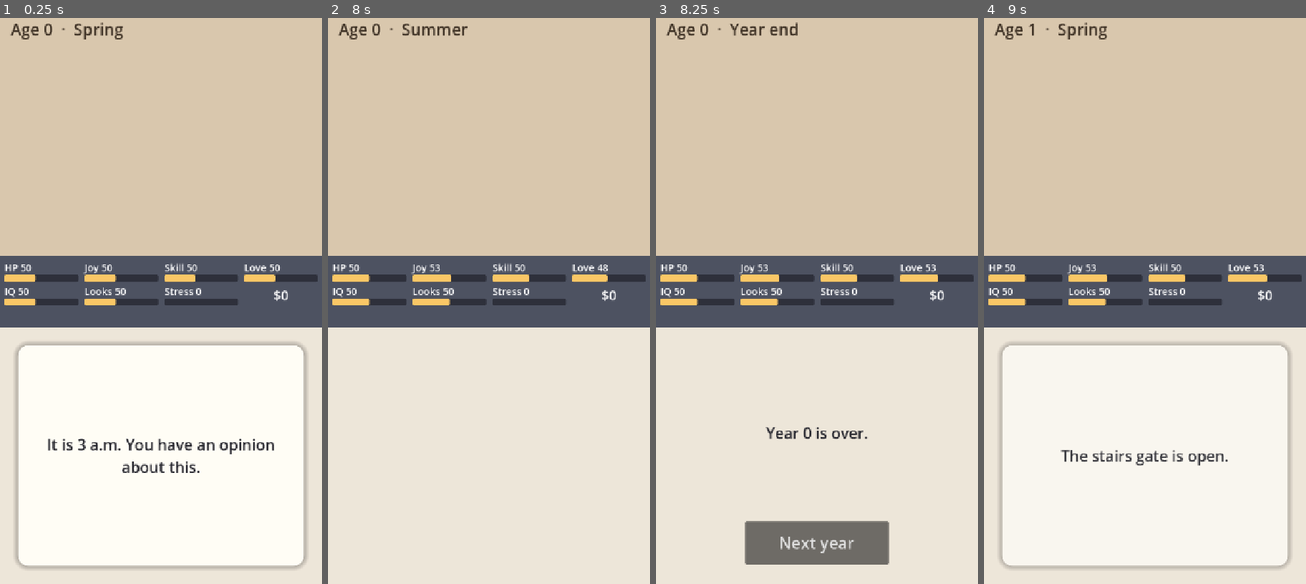
Above: before the commit, frames 1-4 (left to right).
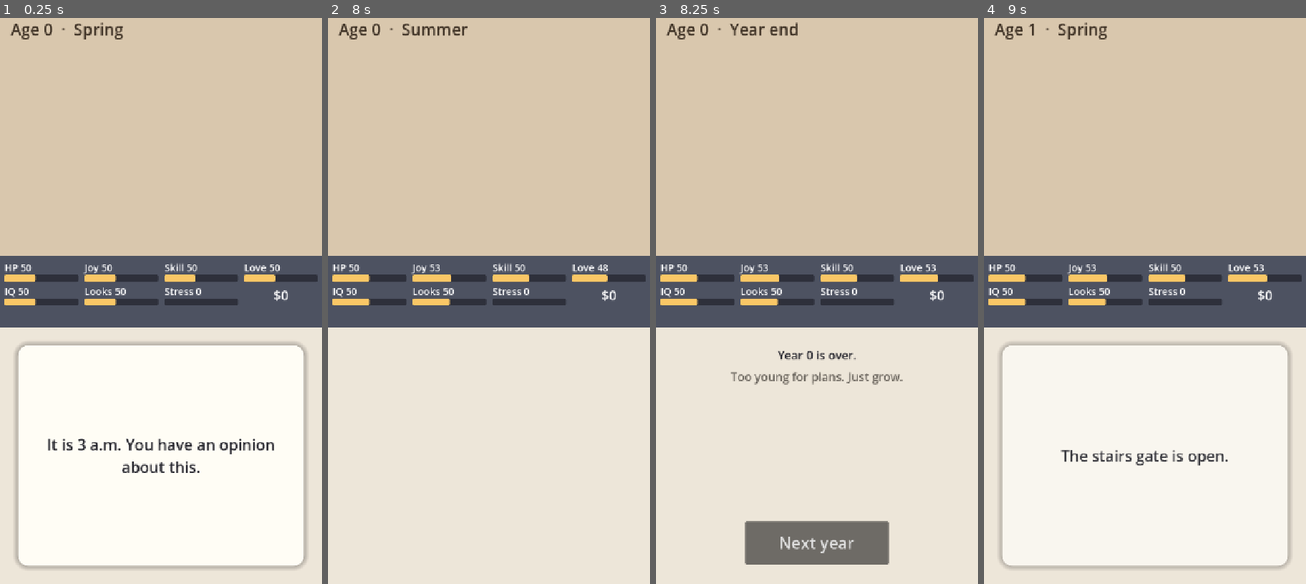
Above: after the commit, the same moments.

Repository: gabebartolo-spec/swipe-life
Game: Godot game, scene res://scenes/main.tscn
The game is run twice, just before and just after one commit, with the same random seed, the same clock (stepped at 60 frames per second) and the same inputs.
Inputs (mouse positions are in pixels of both pictures, inside the frame that each line leads up to):
- Up to frame 1 (0.25 s): no input
- Up to frame 2 (8 s): drag from (489, 453) to (521, 170) at 0.52 s; drag from (585, 385) to (472, 414) at 1.27 s; move the mouse to (392, 210) at 2.02 s; click (392, 210) at 2.17 s; tap Enter at 2.75, 4.25, 5.75 s; drag from (505, 295) to (392, 210) at 2.77 s; tap Space at 3.5, 5, 6.5 s; move the mouse to (440, 153) at 3.52 s; click (440, 153) at 3.67 s; drag from (559, 267) to (440, 153) at 4.27 s; move the mouse to (424, 323) at 5.02 s; click (424, 323) at 5.17 s; drag from (521, 170) to (424, 323) at 5.77 s; move the mouse to (472, 414) at 6.52 s; click (472, 414) at 6.67 s; drag from (585, 385) to (472, 414) at 7.27 s
- Up to frame 3 (8.25 s): move the mouse to (720, 210) at 8.02 s; click (720, 210) at 8.17 s
- Up to frame 4 (9 s): click "Next year" at 8.75 s

Frames 1-2 are identical in both runs. In frame 3, 0.9% of the frame differs, in the area x 23-77%, y 58-75%; in frame 4, nothing differs.

Commit message:
M4 Between-year menu: age-gated tabs and actions
- data/actions/actions.json: 10 actions with ages, cost and effects; ActionDB loads and validates them.
- Tabs unlock at Activities 5, People 10, Jobs 14, Shop 18 (director, GDD §6.7).
- Every action adds Stress as its time cost; money is the only limit (§6.5-6.6).
- YearMenu replaces the Next year placeholder; autoplay takes 0-2 actions.
- Tests: action file valid, age-3 and age-15 gates, cost, stress, bad action rejected.

Co-Authored-By: Claude Opus 5.5 <noreply@anthropic.com>

Diff:
--- /dev/null
+++ b/data/actions/actions.json
@@ -0,0 +1,22 @@
+[
+  {"id": "play_toys", "tab": "activities", "label": "Play with your toys", "ages": [5, 12],
+   "effects": {"happiness": 6, "stress": 2}, "result": "An afternoon of pure make-believe."},
+  {"id": "chores", "tab": "activities", "label": "Do chores for pocket money", "ages": [5, 17],
+   "effects": {"money": 10, "stress": 4}, "result": "You earned $10 folding laundry."},
+  {"id": "doctor", "tab": "activities", "label": "See the doctor", "ages": [5, 99], "cost": 20,
+   "effects": {"health": 8, "stress": 3}, "result": "The doctor says you're on the mend."},
+  {"id": "club", "tab": "activities", "label": "Join a sports club", "ages": [10, 99], "cost": 15,
+   "effects": {"health": 5, "looks": 2, "stress": 4}, "result": "Practice twice a week. You're getting fitter."},
+  {"id": "study", "tab": "activities", "label": "Study extra", "ages": [10, 99],
+   "effects": {"smarts": 5, "happiness": -2, "stress": 6}, "result": "Flashcards, again."},
+  {"id": "friends", "tab": "people", "label": "Hang out with friends", "ages": [10, 99],
+   "effects": {"relationships": 5, "happiness": 3, "stress": 2}, "result": "You laughed until your sides hurt."},
+  {"id": "parents", "tab": "people", "label": "Talk to your parents", "ages": [10, 99],
+   "effects": {"relationships": 3, "stress": 1}, "result": "They listened. Mostly."},
+  {"id": "crush", "tab": "people", "label": "Ask your crush out", "ages": [14, 99],
+   "effects": {"happiness": 4, "relationships": 4, "stress": 8}, "result": "Your heart is pounding. They said maybe."},
+  {"id": "part_time", "tab": "jobs", "label": "Part-time job at the café", "ages": [14, 17],
+   "effects": {"money": 60, "career": 3, "stress": 10}, "result": "Long shifts. $60 in your pocket."},
+  {"id": "car", "tab": "shop", "label": "Buy a used car", "ages": [18, 99], "cost": 2000,
+   "effects": {"happiness": 10, "stress": 5}, "result": "It rattles, but it's yours."}
+]
--- a/scripts/main.gd
+++ b/scripts/main.gd
@@ -7,6 +7,7 @@
 const RESULT_TIME := 1.4
 
 var deck: Deck
+var menu: YearMenu
 var strip := StatStrip.new()
 var swipe_card := SwipeCard.new()
 var message := Label.new()
@@ -23,6 +24,12 @@
 	for e in db.errors:
 		push_error(e)
 	deck = Deck.new(db.cards)
+	var adb := ActionDB.new()
+	adb.load_dir()
+	for e in adb.errors:
+		push_error(e)
+	menu = YearMenu.new(adb)
+	menu.acted.connect(strip.refresh)
 
 	strip.set_anchors_and_offsets_preset(Control.PRESET_FULL_RECT, Control.PRESET_MODE_MINSIZE, 10)
 	$StatStrip.add_child(strip)
@@ -39,7 +46,12 @@
 	)
 	$Card.add_child(message)
 
-	year_button.text = "Next year"  # placeholder for the between-year menu (roadmap M4)
+	menu.set_anchors_and_offsets_preset(Control.PRESET_FULL_RECT, Control.PRESET_MODE_MINSIZE, 32)
+	menu.offset_bottom = -150
+	menu.hide()
+	$Card.add_child(menu)
+
+	year_button.text = "Next year"
 	year_button.add_theme_font_size_override("font_size", 36)
 	year_button.custom_minimum_size = Vector2(320, 96)
 	year_button.pressed.connect(_next_year)
@@ -137,14 +149,20 @@
 		_end("You died at %d.\n%s." % [GameState.age, out.cause])
 		return
 	out.results.append("Year %d is over." % GameState.age)
-	message.text = "\n\n".join(out.results)
+	menu.open("\n".join(out.results))
 	year_button.show()
 	if autoplay:
+		for i in randi() % 3:
+			await get_tree().create_timer(0.8).timeout
+			var c := menu.choices()
+			if not c.is_empty():
+				menu.do_action(c.pick_random())
 		await get_tree().create_timer(0.8).timeout
 		_next_year()
 
 
 func _next_year() -> void:
+	menu.hide()
 	GameState.age += 1
 	GameState.quarter = 0
 	GameState.super_like_available = true  # GDD §3.3
@@ -159,6 +177,7 @@
 func _end(headline: String) -> void:
 	swipe_card.hide()
 	year_button.hide()
+	menu.hide()
 	SaveSystem.clear()
 	var lines := []
 	for st in StatStrip.SHORT:
--- /dev/null
+++ b/scripts/menu/action_db.gd
@@ -0,0 +1,86 @@
+class_name ActionDB
+extends RefCounted
+## Loads and validates the between-year actions (GDD §6). Tabs unlock by age (§6.7); every action
+## adds Stress (§6.6), which is its time cost: there is no other limit but money (§6.5).
+
+const ACTION_DIR := "res://data/actions"
+const TABS := {"activities": 5, "people": 10, "jobs": 14, "shop": 18}  # tab -> unlock age (§6.7)
+const TAB_NAMES := {"activities": "Activities", "people": "People", "jobs": "Jobs", "shop": "Shop"}
+const KEYS := ["id", "tab", "label", "ages", "cost", "effects", "result"]
+const STATS: Array = preload("res://scripts/autoload/game_state.gd").STATS
+
+var actions: Array = []
+var errors: PackedStringArray = []
+
+
+func load_dir(dir: String = ACTION_DIR) -> void:
+	var ids := {}
+	for file in DirAccess.get_files_at(dir):
+		if file.get_extension() == "json":
+			load_file(dir.path_join(file), ids)
+
+
+func load_file(path: String, ids: Dictionary = {}) -> void:
+	var data = JSON.parse_string(FileAccess.get_file_as_string(path))
+	if not data is Array:
+		errors.append("%s: not a JSON array of actions" % path)
+		return
+	for i in data.size():
+		var a = data[i]
+		var where := "%s[%d]" % [path.get_file(), i]
+		if not a is Dictionary:
+			errors.append("%s: not an object" % where)
+			continue
+		var before := errors.size()
+		_check(a, where, ids)
+		if errors.size() == before:
+			actions.append(a)
+
+
+func _check(a: Dictionary, where: String, ids: Dictionary) -> void:
+	for k in a:
+		if k not in KEYS:
+			errors.append("%s: unknown key '%s'" % [where, k])
+	for k in ["id", "tab", "label", "ages", "effects"]:
+		if not a.has(k):
+			errors.append("%s: missing '%s'" % [where, k])
+	if a.has("id"):
+		where = "%s (%s)" % [where, a.id]
+		if ids.has(a.id):
+			errors.append("%s: duplicate id" % where)
+		ids[a.id] = true
+	if not TABS.has(a.get("tab")):
+		errors.append("%s: 'tab' must be one of %s" % [where, TABS.keys()])
+	var ages = a.get("ages")
+	if not (ages is Array and ages.size() == 2 and 0 <= ages[0] and ages[0] <= ages[1]):
+		errors.append("%s: 'ages' must be [min, max]" % where)
+	elif TABS.has(a.get("tab")) and ages[0] < TABS[a.tab]:
+		errors.append("%s: starts before its tab unlocks at %d" % [where, TABS[a.tab]])
+	if a.has("cost") and not (a.cost is float and a.cost >= 0):
+		errors.append("%s: 'cost' must be a number >= 0" % where)
+	var fx = a.get("effects", {})
+	for s in fx:
+		if s not in STATS:
+			errors.append("%s: unknown stat '%s'" % [where, s])
+	if not fx.get("stress", 0) > 0:
+		errors.append("%s: every action must add stress (GDD §6.6)" % where)
+
+
+## Tabs open at this age, in menu order.
+static func tabs_at(age: int) -> Array:
+	return TABS.keys().filter(func(t): return age >= TABS[t])
+
+
+func available(tab: String, age: int) -> Array:
+	return actions.filter(func(a): return a.tab == tab and a.ages[0] <= age and age <= a.ages[1])
+
+
+## Pays and applies the action. Returns false when the player can't afford it.
+static func perform(a: Dictionary, state) -> bool:
+	var cost := int(a.get("cost", 0))
+	if state.stats.money < cost:
+		return false
+	state.change_stat("money", -cost)
+	for s in a.effects:
+		state.change_stat(s, int(a.effects[s]))
+	return true
--- /dev/null
+++ b/scripts/ui/year_menu.gd
@@ -0,0 +1,100 @@
+class_name YearMenu
+extends VBoxContainer
+## Between-year menu (GDD §6): tabs unlock by age (§6.7), each action costs money and Stress.
+
+signal acted
+
+var db: ActionDB
+var tab := ""
+var tabs_row := HBoxContainer.new()
+var info := Label.new()
+var list := VBoxContainer.new()
+
+
+func _init(action_db: ActionDB) -> void:
+	db = action_db
+
+
+func _ready() -> void:
+	add_theme_constant_override("separation", 12)
+	tabs_row.add_theme_constant_override("separation", 8)
+	add_child(tabs_row)
+	info.autowrap_mode = TextServer.AUTOWRAP_WORD_SMART
+	info.horizontal_alignment = HORIZONTAL_ALIGNMENT_CENTER
+	info.add_theme_font_size_override("font_size", 26)
+	info.add_theme_color_override("font_color", Color(0.15, 0.15, 0.18))
+	add_child(info)
+	var scroll := ScrollContainer.new()
+	scroll.size_flags_vertical = Control.SIZE_EXPAND_FILL
+	scroll.horizontal_scroll_mode = ScrollContainer.SCROLL_MODE_DISABLED
+	list.size_flags_horizontal = Control.SIZE_EXPAND_FILL
+	list.add_theme_constant_override("separation", 8)
+	scroll.add_child(list)
+	add_child(scroll)
+
+
+## Opens the menu for this year with a headline (the year-end results).
+func open(headline: String) -> void:
+	info.text = headline
+	var tabs := ActionDB.tabs_at(GameState.age)
+	if tab not in tabs:
+		tab = tabs[0] if not tabs.is_empty() else ""
+	_build()
+	show()
+
+
+func _build() -> void:
+	for c in tabs_row.get_children() + list.get_children():
+		c.queue_free()
+	for t in ActionDB.tabs_at(GameState.age):
+		var b := Button.new()
+		b.text = ActionDB.TAB_NAMES[t]
+		b.toggle_mode = true
+		b.button_pressed = t == tab
+		b.size_flags_horizontal = Control.SIZE_EXPAND_FILL
+		b.add_theme_font_size_override("font_size", 26)
+		b.pressed.connect(
+			func():
+				tab = t
+				_build()
+		)
+		tabs_row.add_child(b)
+	if tab == "":
+		_note("Too young for plans. Just grow.")
+		return
+	for a in db.available(tab, GameState.age):
+		var b := Button.new()
+		var cost := int(a.get("cost", 0))
+		b.text = a.label + ("   $%d" % cost if cost else "")
+		b.disabled = GameState.stats.money < cost
+		b.alignment = HORIZONTAL_ALIGNMENT_LEFT
+		b.custom_minimum_size.y = 64
+		b.add_theme_font_size_override("font_size", 26)
+		b.pressed.connect(do_action.bind(a))
+		list.add_child(b)
+
+
+func _note(text: String) -> void:
+	var l := Label.new()
+	l.text = text
+	l.horizontal_alignment = HORIZONTAL_ALIGNMENT_CENTER
+	l.add_theme_font_size_override("font_size", 26)
+	l.add_theme_color_override("font_color", Color(0.4, 0.38, 0.35))
+	list.add_child(l)
+
+
+func do_action(a: Dictionary) -> void:
+	if ActionDB.perform(a, GameState):
+		info.text = a.get("result", a.label)
+		acted.emit()
+		_build()
+
+
+## Everything the player could do right now (autoplay).
+func choices() -> Array:
+	var out := []
+	for t in ActionDB.tabs_at(GameState.age):
+		for a in db.available(t, GameState.age):
+			if GameState.stats.money >= int(a.get("cost", 0)):
+				out.append(a)
+	return out
--- a/tests/run_tests.gd
+++ b/tests/run_tests.gd
@@ -14,6 +14,7 @@
 	_test_sim()
 	_test_life_rules()
 	_test_save_round_trip()
+	_test_actions()
 	print("TESTS %s (%d failures)" % ["PASSED" if failures == 0 else "FAILED", failures])
 	quit(1 if failures else 0)
 
@@ -139,3 +140,32 @@
 	)
 	a.free()
 	b.free()
+
+
+func _test_actions() -> void:
+	var db := ActionDB.new()
+	db.load_dir()
+	_check(db.errors.is_empty(), "action errors: %s" % "; ".join(db.errors))
+	print("actions: %d valid" % db.actions.size())
+	# age gates (GDD §6.7): a 3-year-old has nothing, a 15-year-old has clubs, study and a job
+	_check(ActionDB.tabs_at(3).is_empty(), "a 3-year-old sees a menu tab")
+	var ids := []
+	for t in ActionDB.tabs_at(15):
+		for a in db.available(t, 15):
+			ids.append(a.id)
+	for want in ["club", "study", "part_time"]:
+		_check(want in ids, "15-year-old can't see %s" % want)
+	_check("shop" not in ActionDB.tabs_at(17), "shop open before 18")
+	# money limits actions (§6.5); every action adds Stress (§6.6)
+	var state := GameStateScript.new()
+	state.new_life()
+	var doctor: Dictionary = db.actions.filter(func(a): return a.id == "doctor")[0]
+	_check(not ActionDB.perform(doctor, state), "doctor without money")
+	state.stats.money = 25
+	_check(ActionDB.perform(doctor, state) and state.stats.money == 5, "doctor cost wrong")
+	_check(state.stats.stress > 0, "action added no stress")
+	state.free()
+	# the validator rejects an action without stress or with a bad tab
+	var bad := ActionDB.new()
+	bad._check({"id": "x", "tab": "moon", "label": "x", "ages": [1, 2], "effects": {}}, "x", {})
+	_check(bad.errors.size() >= 2, "bad action passed")
Not shown, added: scripts/menu/action_db.gd.uid
Not shown, added: scripts/ui/year_menu.gd.uid
Not shown, changed: docs/GDD.md
Not shown, changed: docs/ROADMAP.md
